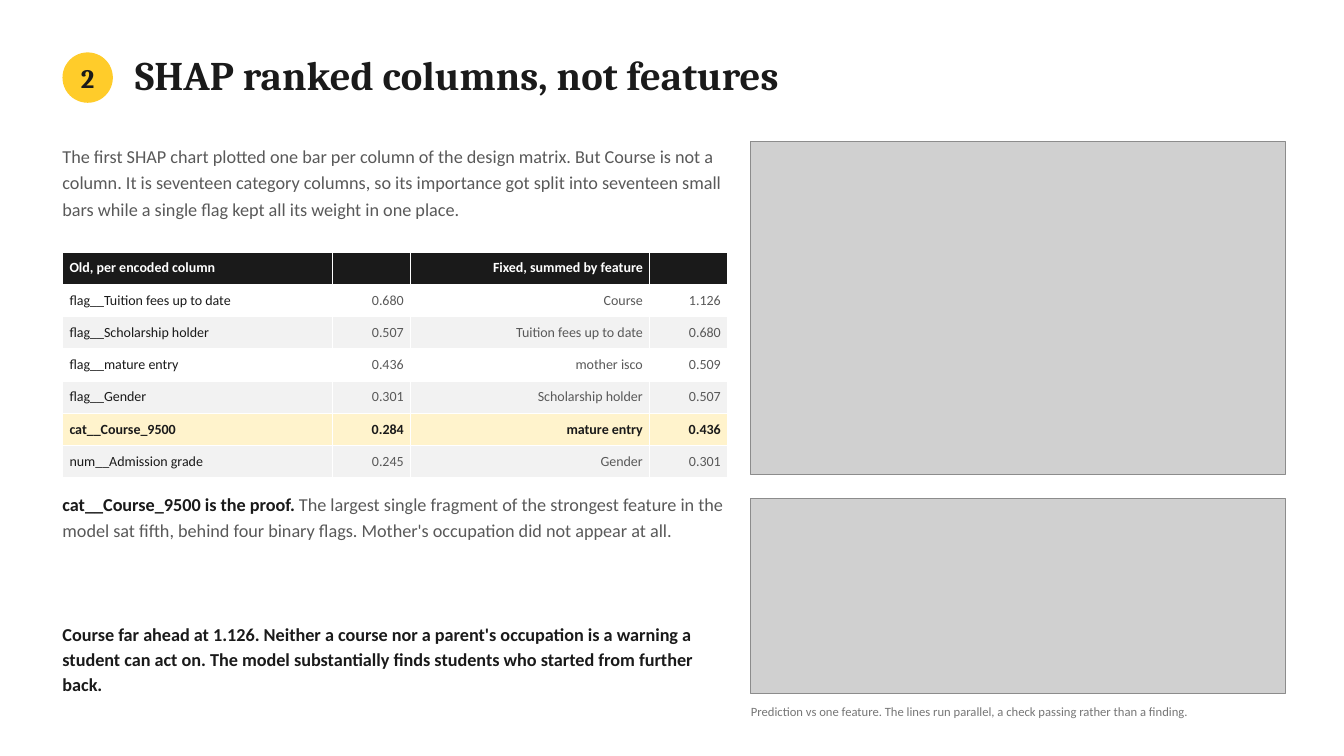
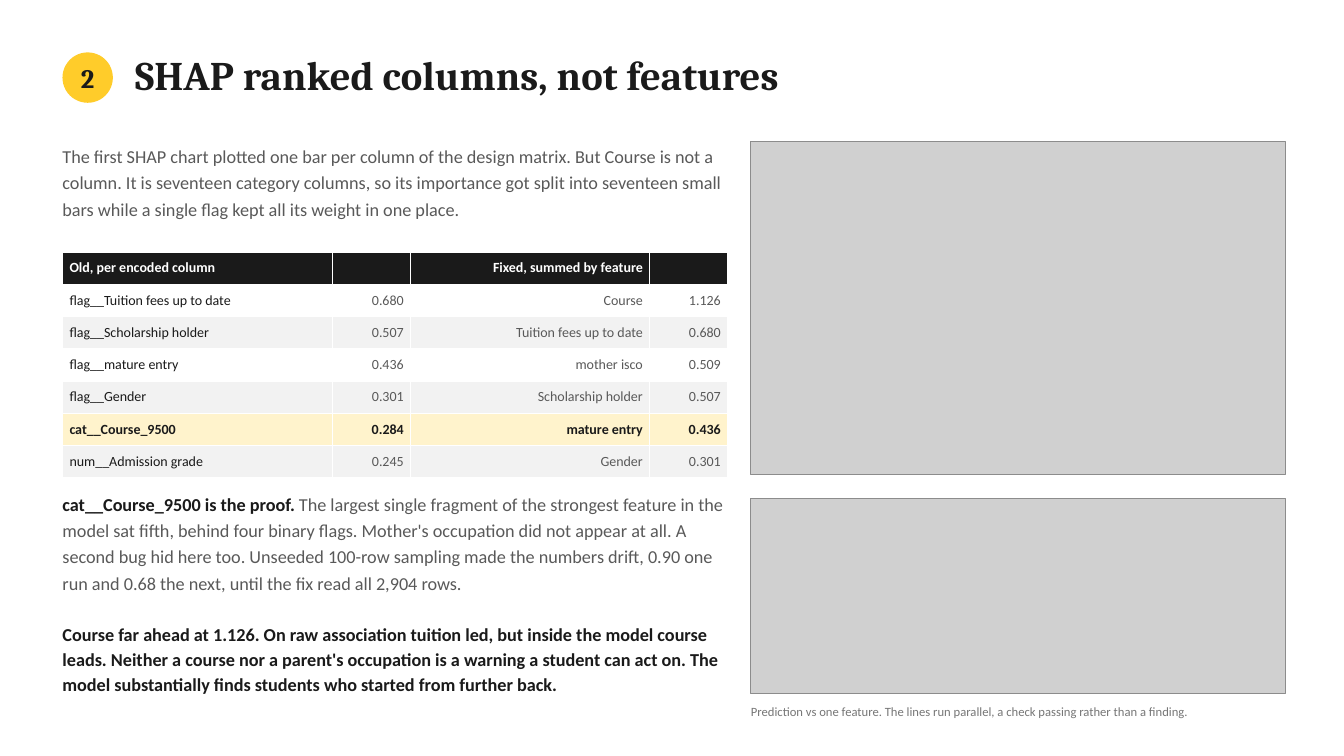
Before and after one commit to jeryldev/pgdaiml-capstone, a slide deck: slide 9 of presentations/technical.pptx. Drawn at 1344x756 pixels with LibreOffice and Linux fonts; fonts in the diff are those of the drawing; grey boxes stand for pictures. Boxes give left, top, right and bottom in pixels: in the first picture for what was removed or moved away, otherwise in the second. Text is boxed around its words. In the diff, an @@ line names an element or a change of style, - is before the commit and + after.

Commit message:
fix: reconcile shipped model across artifacts and close review gaps

```diff
--- a/presentations/technical.pptx
+++ b/presentations/technical.pptx
@@ text at bbox=[62, 498, 723, 592]: text changed @@
-cat__Course_9500 is the proof. The largest single fragment of the strongest feature in the model sat fifth, behind four binary flags. Mother's occupation did not appear at all.
+cat__Course_9500 is the proof. The largest single fragment of the strongest feature in the model sat fifth, behind four binary flags. Mother's occupation did not appear at all. A second bug hid here too. Unseeded 100-row sampling made the numbers drift, 0.90 one run and 0.68 the next, until the fix read all 2,904 rows.
@@ text at bbox=[62, 628, 718, 694]: text changed @@
-Course far ahead at 1.126. Neither a course nor a parent's occupation is a warning a student can act on. The model substantially finds students who started from further back.
+Course far ahead at 1.126. On raw association tuition led, but inside the model course leads. Neither a course nor a parent's occupation is a warning a student can act on. The model substantially finds students who started from further back.
```
Also in this commit, not shown: 4 other slides changed, 10 other files.
